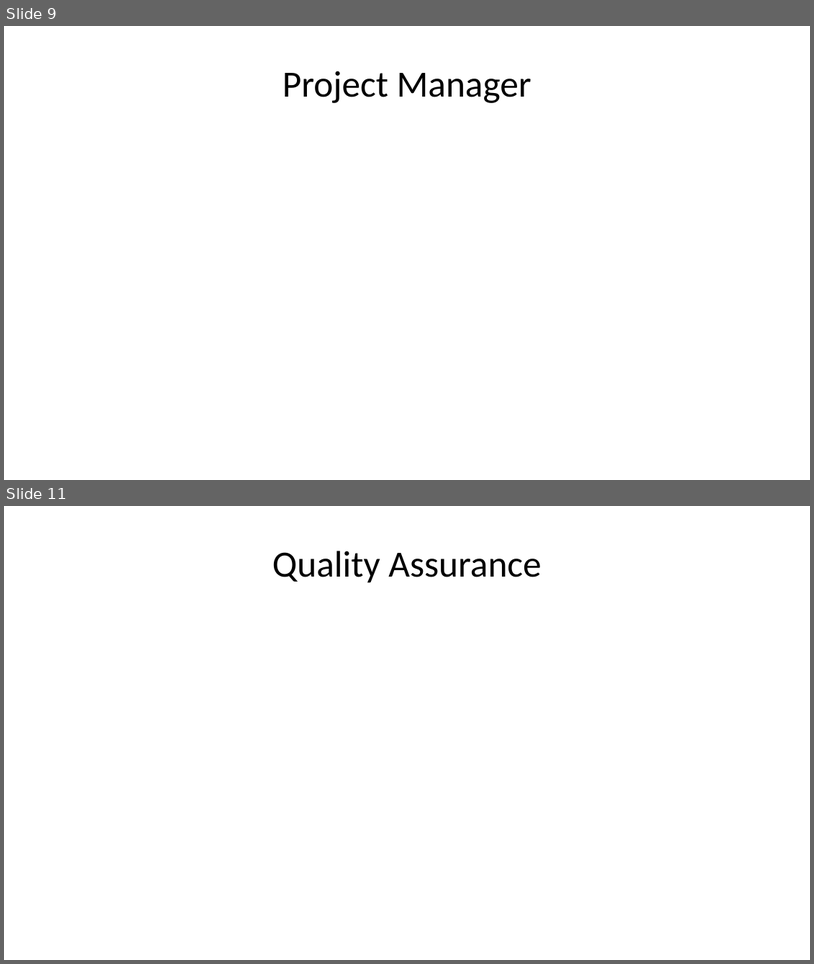
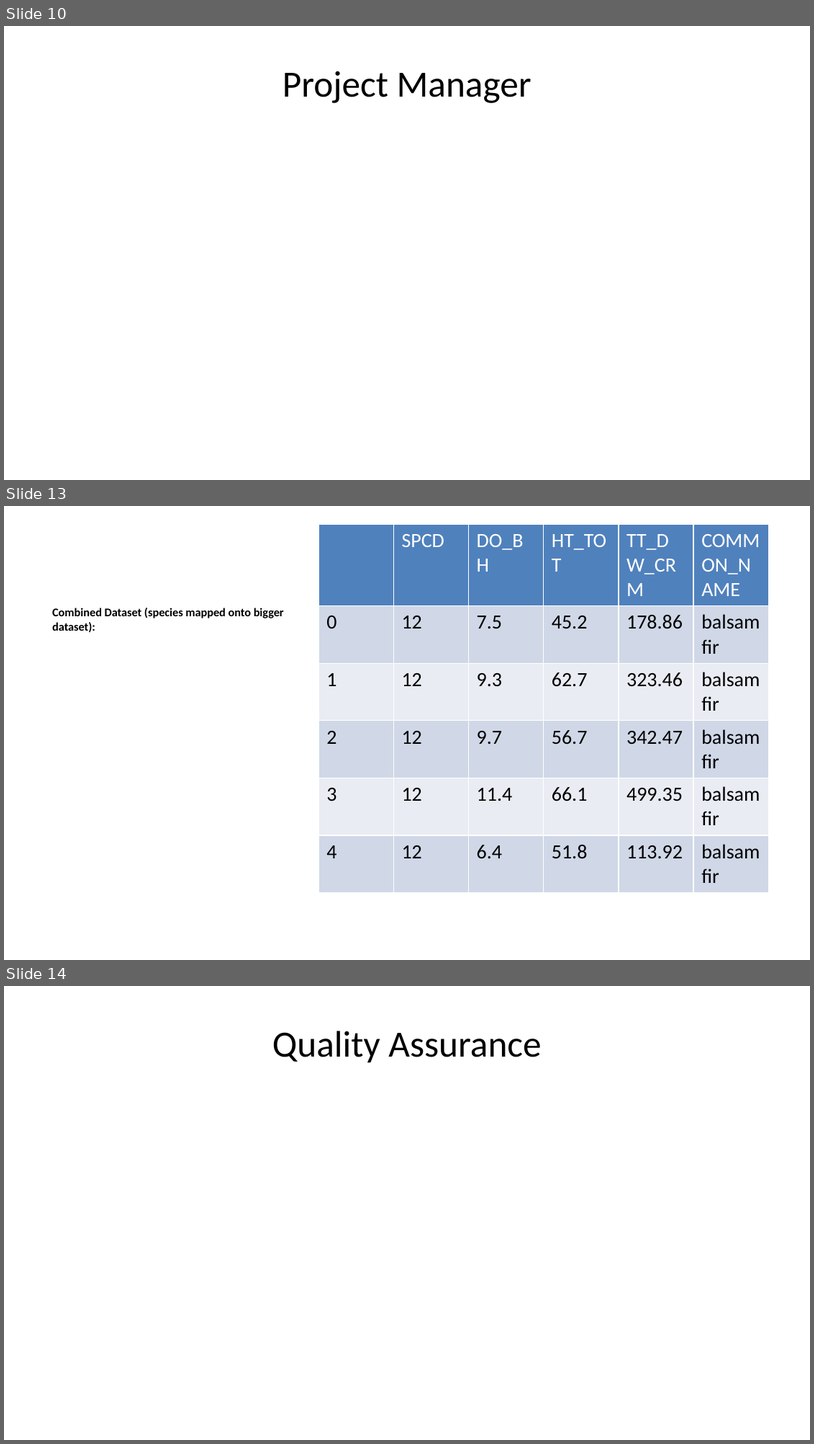
Before and after one commit to deancallahan25/Redwood-Analytics-Portfolio, a slide deck: Project-3/individual-models/data/presentation.pptx. Shown one above the other, each under a label of ours: slides 9 and 11 before the commit, slides 10, 13 and 14 after it; the slides between them are not shown. The pictures are 814x964 and 814x1444 pixels, drawn with LibreOffice and Linux fonts; fonts in the diff are those of the drawing. Boxes give left, top, right and bottom in pixels: in the first picture for what was removed or moved away, otherwise in the second. Text is boxed around its words. In the diff, an @@ line names an element or a change of style, - is before the commit and + after.

```diff
--- a/Project-3/individual-models/data/presentation.pptx
+++ b/Project-3/individual-models/data/presentation.pptx
@@ slide 13 added at bbox=[4, 506, 810, 960], background #FFFFFF @@
@@ table added at bbox=[319, 524, 769, 910], 6 rows, 6 columns @@
+ | SPCD | DO_BH | HT_TOT | TT_DW_CRM | COMMON_NAME
+0 | 12 | 7.5 | 45.2 | 178.86 | balsam fir
+1 | 12 | 9.3 | 62.7 | 323.46 | balsam fir
+2 | 12 | 9.7 | 56.7 | 342.47 | balsam fir
+3 | 12 | 11.4 | 66.1 | 499.35 | balsam fir
+4 | 12 | 6.4 | 51.8 | 113.92 | balsam fir
@@ text added at bbox=[52, 608, 284, 632], 10.5 pt, text #000000, bold @@
+Combined Dataset (species mapped onto bigger dataset):
@@ what was slide 9 is now slide 10 @@
@@ what was slide 11 is now slide 14 @@
```
Also in this commit, not shown: 2 slides changed, 3 other slides added, 1 slide removed, 1 other file.
